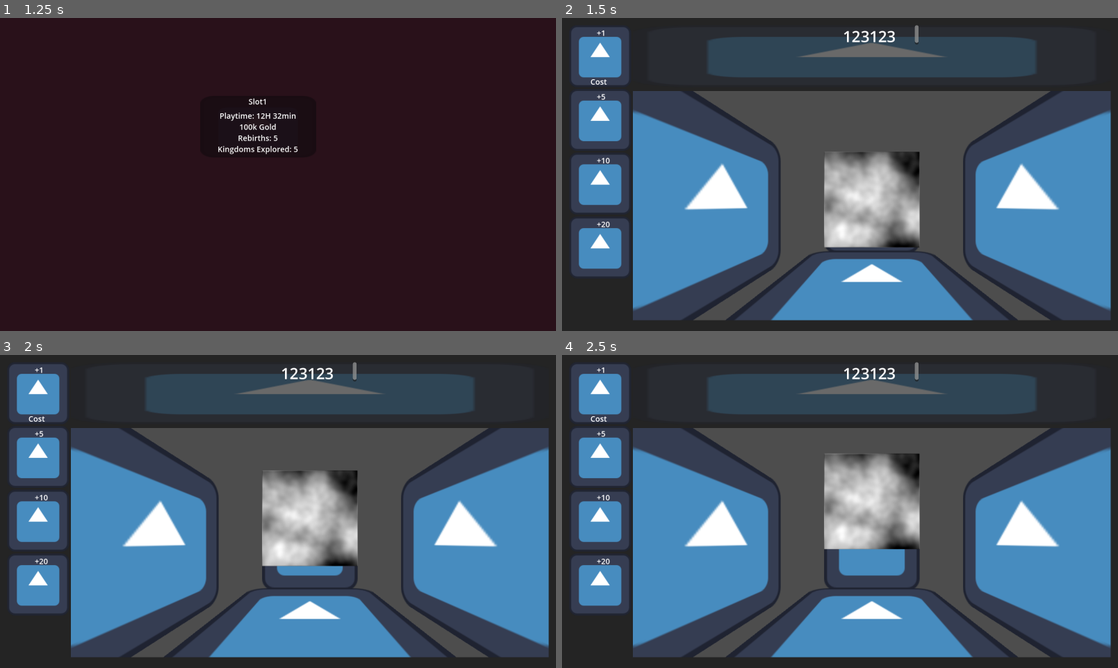
Above: before the commit, frames 1-4 (two rows, left to right).
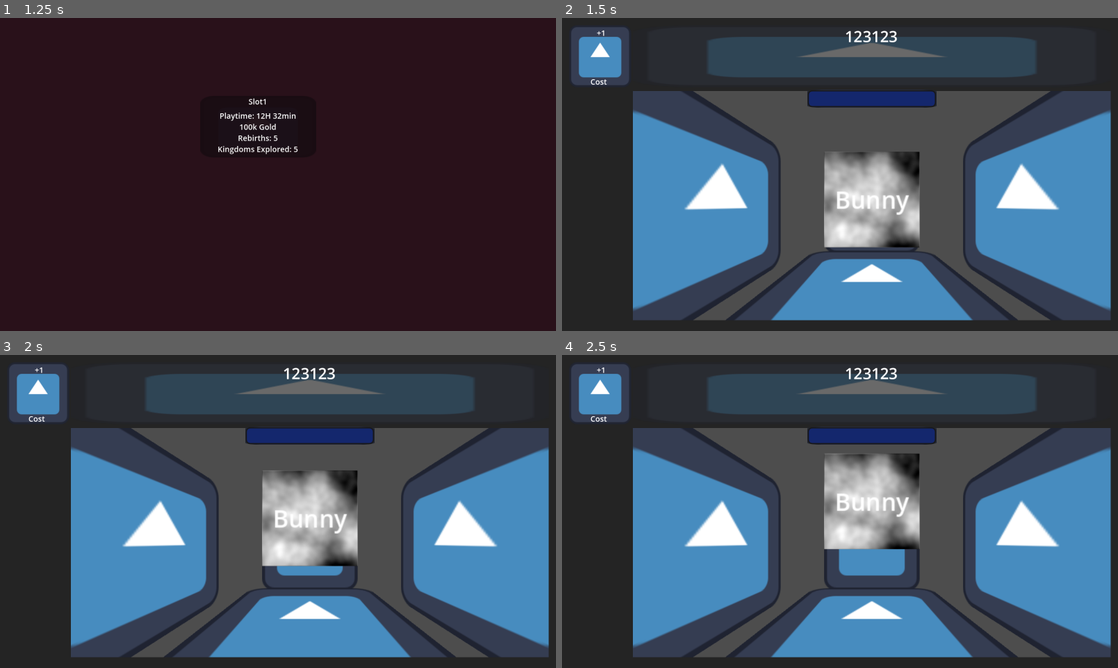
Above: after the commit, the same moments.

Repository: FabianBurde/IdleMon
Game: Godot game, scene res://Scenes/start_menu.tscn
The game is run twice, just before and just after one commit, with the same random seed, the same clock (stepped at 60 frames per second) and the same inputs. The engine's default icon, where the game draws it, is replaced by a stand-in: a white triangle on a blue panel in a dark square.
Inputs (mouse positions are in pixels of both pictures, inside the frame that each line leads up to):
- Up to frame 1 (1.25 s): click "Start" at 0.5 s
- Up to frame 2 (1.5 s): click (823, 127) at 1.25 s
- Up to frame 3 (2 s): no input
- Up to frame 4 (2.5 s): click "+1" at 2 s

Frame 1 is identical in both runs. In frame 2, 7.5% of the frame differs, in the area x 1-68%, y 2-83%; in frame 3, 7.6%; in frame 4, 7.6%.

Commit message:
Basic Progression Mechanics added

Diff:
--- a/Data/enemies/monster_01.tres
+++ b/Data/enemies/monster_01.tres
@@ -15,4 +15,7 @@
 attack = 5.0
 attack_rate = 1.0
 enemy_tex = SubResource("NoiseTexture2D_s6brb")
+enemy_name = "Bunny"
+gold_reward = 1
+exp_reward = 1
 metadata/_custom_type_script = "uid://de3ufjp505n66"
--- a/Data/monster.gd
+++ b/Data/monster.gd
@@ -5,3 +5,6 @@
 @export var attack:float
 @export var attack_rate:float
 @export var enemy_tex:Texture2D
+@export var enemy_name:String
+@export var gold_reward:int
+@export var exp_reward:int
--- a/Scenes/IdleMap.tscn
+++ b/Scenes/IdleMap.tscn
@@ -4,15 +4,10 @@
 [ext_resource type="Script" uid="uid://c2v4ck6tq6gpr" path="res://Scripts/idle_map.gd" id="1_mxbe6"]
 [ext_resource type="Texture2D" uid="uid://dia1216g0sbjg" path="res://icon.svg" id="1_ww72c"]
 [ext_resource type="PackedScene" uid="uid://b6kgv6t2es18u" path="res://Scenes/game_scene.tscn" id="3_fu7im"]
+[ext_resource type="Texture2D" uid="uid://b84nl6ua56o17" path="res://Assets/Btn/MenuButtonPressed.png" id="6_8esda"]
+[ext_resource type="PackedScene" uid="uid://dhooyin4yi0ui" path="res://Scenes/Util/ArmyUnitUtil.tscn" id="6_nvpqu"]
 
-[sub_resource type="FastNoiseLite" id="FastNoiseLite_ww72c"]
-
-[sub_resource type="NoiseTexture2D" id="NoiseTexture2D_dfmsr"]
-width = 128
-height = 128
-noise = SubResource("FastNoiseLite_ww72c")
-
-[node name="Control" type="Control"]
+[node name="Control" type="Control" node_paths=PackedStringArray("game_scene")]
 layout_mode = 3
 anchor_right = 1.0003333
 anchor_bottom = 1.0003334
@@ -21,6 +16,7 @@
 grow_horizontal = 2
 grow_vertical = 2
 script = ExtResource("1_mxbe6")
+game_scene = NodePath("MarginContainer/HBoxContainer2/VBoxContainer/Control/HBoxContainer/SubViewport/GameScene")
 metadata/_edit_use_anchors_ = true
 
 [node name="ColorRect" type="ColorRect" parent="."]
@@ -54,63 +50,6 @@
 [node name="TextureButton" parent="MarginContainer/HBoxContainer2/VBButtons" instance=ExtResource("1_dfmsr")]
 layout_mode = 2
 
-[node name="TextureButton2" type="TextureButton" parent="MarginContainer/HBoxContainer2/VBButtons"]
-layout_mode = 2
-texture_normal = ExtResource("1_ww72c")
-texture_pressed = SubResource("NoiseTexture2D_dfmsr")
-
-[node name="Label" type="Label" parent="MarginContainer/HBoxContainer2/VBButtons/TextureButton2"]
-layout_mode = 1
-anchors_preset = -1
-anchor_left = 0.4448125
-anchor_top = 0.033333335
-anchor_right = 0.77381253
-anchor_bottom = 0.064333335
-offset_left = 0.063999176
-offset_right = -0.04800415
-offset_bottom = 0.44999695
-grow_horizontal = 2
-text = "+5"
-metadata/_edit_use_anchors_ = true
-
-[node name="TextureButton3" type="TextureButton" parent="MarginContainer/HBoxContainer2/VBButtons"]
-layout_mode = 2
-texture_normal = ExtResource("1_ww72c")
-texture_pressed = SubResource("NoiseTexture2D_dfmsr")
-
-[node name="Label" type="Label" parent="MarginContainer/HBoxContainer2/VBButtons/TextureButton3"]
-layout_mode = 1
-anchors_preset = -1
-anchor_left = 0.4448125
-anchor_top = 0.033333335
-anchor_right = 0.77381253
-anchor_bottom = 0.064333335
-offset_left = 0.063999176
-offset_right = -0.04800415
-offset_bottom = 0.44999695
-grow_horizontal = 2
-text = "+10"
-metadata/_edit_use_anchors_ = true
-
-[node name="TextureButton4" type="TextureButton" parent="MarginContainer/HBoxContainer2/VBButtons"]
-layout_mode = 2
-texture_normal = ExtResource("1_ww72c")
-texture_pressed = SubResource("NoiseTexture2D_dfmsr")
-
-[node name="Label" type="Label" parent="MarginContainer/HBoxContainer2/VBButtons/TextureButton4"]
-layout_mode = 1
-anchors_preset = -1
-anchor_left = 0.4448125
-anchor_top = 0.033333335
-anchor_right = 0.77381253
-anchor_bottom = 0.064333335
-offset_left = 0.063999176
-offset_right = -0.04800415
-offset_bottom = 0.44999695
-grow_horizontal = 2
-text = "+20"
-metadata/_edit_use_anchors_ = true
-
 [node name="VBoxContainer" type="VBoxContainer" parent="MarginContainer/HBoxContainer2"]
 layout_mode = 2
 size_flags_horizontal = 3
@@ -121,7 +60,7 @@
 layout_mode = 2
 texture = ExtResource("1_ww72c")
 
-[node name="MoneyLBL" type="RichTextLabel" parent="MarginContainer/HBoxContainer2/VBoxContainer/TextureRect"]
+[node name="GoldLabel" type="RichTextLabel" parent="MarginContainer/HBoxContainer2/VBoxContainer/TextureRect"]
 unique_name_in_owner = true
 layout_mode = 1
 anchors_preset = -1
@@ -135,7 +74,36 @@
 theme_override_font_sizes/normal_font_size = 32
 bbcode_enabled = true
 text = "123123"
+scroll_active = false
 horizontal_alignment = 1
+
+[node name="LevelLabel" type="Label" parent="MarginContainer/HBoxContainer2/VBoxContainer/TextureRect"]
+unique_name_in_owner = true
+layout_mode = 1
+anchors_preset = -1
+anchor_left = 0.028353535
+anchor_top = 0.031375002
+anchor_right = 0.13335356
+anchor_bottom = 0.38237503
+offset_left = -0.069999695
+offset_top = -0.01600027
+offset_right = -0.020019531
+offset_bottom = 0.05599594
+metadata/_edit_use_anchors_ = true
+
+[node name="ExpBar" type="TextureProgressBar" parent="MarginContainer/HBoxContainer2/VBoxContainer/TextureRect"]
+unique_name_in_owner = true
+layout_mode = 1
+anchors_preset = -1
+anchor_top = 0.6171875
+anchor_right = 0.28242424
+anchor_bottom = 0.99950004
+offset_right = 0.3999977
+offset_bottom = 0.063999176
+rounded = true
+nine_patch_stretch = true
+texture_progress = ExtResource("1_ww72c")
+metadata/_edit_use_anchors_ = true
 
 [node name="Control" type="Control" parent="MarginContainer/HBoxContainer2/VBoxContainer"]
 custom_minimum_size = Vector2(33, 333)
@@ -172,4 +140,54 @@
 mouse_default_cursor_shape = 3
 metadata/_edit_use_anchors_ = true
 
+[node name="MonsterHealthBar" type="TextureProgressBar" parent="MarginContainer/HBoxContainer2/VBoxContainer/Control"]
+unique_name_in_owner = true
+layout_mode = 1
+anchors_preset = -1
+anchor_left = 0.3648485
+anchor_top = 0.003003003
+anchor_right = 0.63515157
+anchor_bottom = 0.116997
+offset_left = -0.2000122
+offset_right = 0.19995117
+offset_bottom = 0.0399971
+grow_horizontal = 2
+value = 100.0
+nine_patch_stretch = true
+texture_under = ExtResource("1_ww72c")
+texture_progress = ExtResource("6_8esda")
+metadata/_edit_use_anchors_ = true
+
+[node name="MonsterHealthLabel" type="Label" parent="MarginContainer/HBoxContainer2/VBoxContainer/Control/MonsterHealthBar"]
+unique_name_in_owner = true
+layout_mode = 1
+anchors_preset = -1
+anchor_left = 0.425
+anchor_top = 0.132
+anchor_right = 0.57500005
+anchor_bottom = 0.80300003
+offset_left = 0.099998474
+offset_top = -0.015999794
+offset_right = -0.1000061
+offset_bottom = -0.014001846
+grow_horizontal = 2
+grow_vertical = 2
+
+[node name="ArmyContainer" type="HBoxContainer" parent="MarginContainer/HBoxContainer2/VBoxContainer/Control"]
+unique_name_in_owner = true
+layout_mode = 1
+anchors_preset = -1
+anchor_top = 1.1531532
+anchor_right = 1.0
+anchor_bottom = 1.2848469
+offset_bottom = 0.14596558
+grow_horizontal = 2
+grow_vertical = 0
+metadata/_edit_use_anchors_ = true
+
+[node name="TextureRect" parent="MarginContainer/HBoxContainer2/VBoxContainer/Control/ArmyContainer" instance=ExtResource("6_nvpqu")]
+visible = false
+layout_mode = 2
+
+[connection signal="pressed" from="MarginContainer/HBoxContainer2/VBButtons/TextureButton" to="." method="buy_unit_01"]
 [connection signal="pressed" from="MarginContainer/HBoxContainer2/VBoxContainer/Control/MonsterBtn" to="." method="attack_emeny"]
--- /dev/null
+++ b/Scenes/Util/ArmyUnitUtil.tscn
@@ -0,0 +1,17 @@
+[gd_scene load_steps=2 format=3 uid="uid://dhooyin4yi0ui"]
+
+[ext_resource type="Texture2D" uid="uid://dia1216g0sbjg" path="res://icon.svg" id="1_h7jpo"]
+
+[node name="MarginContainer" type="MarginContainer"]
+custom_minimum_size = Vector2(32, 32)
+anchors_preset = -1
+anchor_right = 0.03287501
+anchor_bottom = 0.062197555
+offset_right = 0.12799072
+offset_bottom = -0.3040161
+metadata/_edit_use_anchors_ = true
+
+[node name="TextureRect" type="TextureRect" parent="."]
+layout_mode = 2
+texture = ExtResource("1_h7jpo")
+expand_mode = 1
--- a/Scenes/game_scene.gd
+++ b/Scenes/game_scene.gd
@@ -10,20 +10,20 @@
 var z_step = 2.0
 var current_z
 
-signal ememy_dead
-signal new_enemy
+
 
 
 # Called when the node enters the scene tree for the first time.
 func _ready() -> void:
 	spawn_monster()
-
+	SignalBus.enemy_dead.connect(start_stop_walk)
 func spawn_monster() -> void:
 	if current_monster:
 		current_monster.queue_free()
 	current_monster = monster_scene.instantiate()
 	add_child(current_monster)
 	current_monster.position = Vector3(0,0,-1)
+
 
 # Called every frame. 'delta' is the elapsed time since the previous frame.
 func _process(delta: float) -> void:
@@ -32,7 +32,15 @@
 		if cam.position.z <= -z_step:
 			start_stop_walk()
 			z_step += 2.0
+			#spawn_monster()
+			reset_scene()
 
 
 func start_stop_walk() -> void:
 	is_moving = !is_moving
+
+func reset_scene() -> void:
+	cam.position = Vector3(0,0,0)
+	z_step = 2.0
+	is_moving = false
+	spawn_monster()
--- a/Scenes/game_scene.tscn
+++ b/Scenes/game_scene.tscn
@@ -1,9 +1,8 @@
-[gd_scene load_steps=5 format=3 uid="uid://b6kgv6t2es18u"]
+[gd_scene load_steps=4 format=3 uid="uid://b6kgv6t2es18u"]
 
 [ext_resource type="Script" uid="uid://dkrq4bkd5nde1" path="res://Scenes/game_scene.gd" id="1_b6fju"]
 [ext_resource type="Texture2D" uid="uid://dia1216g0sbjg" path="res://icon.svg" id="1_x87qo"]
 [ext_resource type="PackedScene" uid="uid://b0kt83yuc6fl" path="res://Scenes/env_sprs.tscn" id="2_fiftr"]
-[ext_resource type="PackedScene" uid="uid://c72y1i77v1oac" path="res://Scenes/monster_scene.tscn" id="3_6h5vk"]
 
 [node name="GameScene" type="Node3D"]
 script = ExtResource("1_b6fju")
@@ -35,7 +34,3 @@
 visible = false
 axis = 0
 texture = ExtResource("1_x87qo")
-
-[node name="monster_scene" parent="." instance=ExtResource("3_6h5vk")]
-transform = Transform3D(1, 0, 0, 0, 1, 0, 0, 0, 1, 0, 0.42952883, -1)
-visible = false
--- a/Scenes/monster_scene.gd
+++ b/Scenes/monster_scene.gd
@@ -5,16 +5,26 @@
 @onready var mon_spr = $Sprite3D
 @export var vert_bumping:bool = true
 @export var enemy_resource:Resource
-
+@onready var name_label:Label3D = $NameLBL
 var current_health
 
 # Called when the node enters the scene tree for the first time.
 func _ready() -> void:
+	current_health = enemy_resource.health
 	if enemy_resource:
 		mon_spr.texture = enemy_resource.enemy_tex
+		name_label.text = enemy_resource.enemy_name
 
+func take_damage(val) -> void:
+	current_health -= val
+	if current_health <= 0:
+		SignalBus.enemy_dead.emit()
+		print("Enemy Dead")
+		die()
 
 func die()-> void:
+	ResourceManager.add_gold(enemy_resource.gold_reward)
+	ResourceManager.add_exp(enemy_resource.exp_reward)
 	self.queue_free()
 
 # Called every frame. 'delta' is the elapsed time since the previous frame.
--- a/Scenes/monster_scene.tscn
+++ b/Scenes/monster_scene.tscn
@@ -11,3 +11,5 @@
 [node name="Sprite3D" type="Sprite3D" parent="."]
 billboard = 2
 texture = ExtResource("1_b81yp")
+
+[node name="NameLBL" type="Label3D" parent="."]
--- a/Scenes/upgrade_button.tscn
+++ b/Scenes/upgrade_button.tscn
@@ -9,19 +9,16 @@
 height = 128
 noise = SubResource("FastNoiseLite_ww72c")
 
-[node name="TextureRect" type="TextureRect"]
-anchors_preset = 10
-anchor_right = 1.0
-offset_bottom = 44.0
-grow_horizontal = 2
-texture = ExtResource("1_lmwtk")
-
-[node name="TextureButton" type="TextureButton" parent="."]
-layout_mode = 0
+[node name="TextureButton" type="TextureButton"]
+anchors_preset = -1
+anchor_right = 0.11100001
+anchor_bottom = 0.19800001
+offset_right = 0.12799072
+offset_bottom = -0.3040161
 texture_normal = ExtResource("1_lmwtk")
 texture_pressed = SubResource("NoiseTexture2D_dfmsr")
 
-[node name="Label" type="Label" parent="TextureButton"]
+[node name="Label" type="Label" parent="."]
 layout_mode = 1
 anchors_preset = -1
 anchor_left = 0.4448125
@@ -35,7 +32,7 @@
 text = "+1"
 metadata/_edit_use_anchors_ = true
 
-[node name="Label2" type="Label" parent="TextureButton"]
+[node name="Label2" type="Label" parent="."]
 layout_mode = 1
 anchors_preset = 7
 anchor_left = 0.5
--- /dev/null
+++ b/Scripts/Singletons/InputManager.gd
@@ -0,0 +1,11 @@
+extends Node
+
+
+# Called when the node enters the scene tree for the first time.
+func _ready() -> void:
+	pass # Replace with function body.
+
+
+# Called every frame. 'delta' is the elapsed time since the previous frame.
+func _process(delta: float) -> void:
+	pass
--- a/Scripts/Singletons/Ressources.gd
+++ b/Scripts/Singletons/Ressources.gd
@@ -3,10 +3,15 @@
 
 var global_gold: int = 0
 var max_level_progress: = 1
-
+var entity_dict = {}
+var player_stats = {
+	"lvl": 1,
+	"exp": 0,
+	"attack": 1,
+}
 # Called when the node enters the scene tree for the first time.
 func _ready() -> void:
-	pass # Replace with function body.
+	SignalBus.update_ui_info.emit(global_gold, player_stats["exp"], player_stats["lvl"])
 
 
 # Called every frame. 'delta' is the elapsed time since the previous frame.
@@ -16,6 +21,18 @@
 
 func add_gold(amount: int) -> void:
 	global_gold += amount
+	SignalBus.update_ui_info.emit(global_gold, player_stats["exp"], player_stats["lvl"])
+
+func add_exp(amount:int) -> void:
+	player_stats["exp"] += amount
+	var exp_to_next_level = player_stats["lvl"] * 10
+	if player_stats["exp"] >= exp_to_next_level:
+		player_stats["exp"] -= exp_to_next_level
+		player_stats["lvl"] += 1
+		player_stats["attack"] += 1
+		max_level_progress = max(max_level_progress, player_stats["lvl"])
+		SignalBus.update_ui_info.emit(global_gold, player_stats["exp"], player_stats["lvl"])
+
 
 func load_savefile(path: String) -> void:
 	var save_data = load(path)
@@ -24,3 +41,10 @@
 
 func new_save_file():
 	pass
+
+func save_game(path: String) -> void:
+	var save_data = {}
+	save_data["global_gold"] = global_gold
+	save_data["max_level_progress"] = max_level_progress
+	save_data["entity_dict"] = entity_dict
+	ResourceSaver.save(save_data)
--- /dev/null
+++ b/Scripts/Singletons/SignalBus.gd
@@ -0,0 +1,13 @@
+extends Node
+
+signal enemy_dead
+signal update_ui_info(gold,exp,level)
+
+# Called when the node enters the scene tree for the first time.
+func _ready() -> void:
+	pass # Replace with function body.
+
+
+# Called every frame. 'delta' is the elapsed time since the previous frame.
+func _process(delta: float) -> void:
+	pass
--- a/Scripts/idle_map.gd
+++ b/Scripts/idle_map.gd
@@ -3,25 +3,50 @@
 var dmg_num_util = preload("res://Scenes/Util/DmgNumUtil.tscn")
 
 @export var game_scene:Node3D
-
-
+@onready var monster_health_bar:TextureProgressBar = %MonsterHealthBar
+@onready var monster_health_lbl:Label = %MonsterHealthLabel
+@onready var gold_lbl:RichTextLabel = %GoldLabel
+@onready var level_lbl:Label = %LevelLabel
+@onready var exp_bar:TextureProgressBar = %ExpBar
+@onready var army_container:HBoxContainer = %ArmyContainer
 
 # Called when the node enters the scene tree for the first time.
 func _ready() -> void:
-	pass
-#	game_scene.connect(
+	SignalBus.update_ui_info.connect(update_ui_info)
+
 
 
 # Called every frame. 'delta' is the elapsed time since the previous frame.
 func _process(delta: float) -> void:
 	pass
 
+func update_ui_info(gold, experience, level) -> void:
+	gold_lbl.text = str(gold)
+	level_lbl.text = "Level " + str(level)
+	var exp_to_next_level = level * 10
+	exp_bar.value = experience
+	exp_bar.max_value = exp_to_next_level
 
 func attack_emeny() -> void:
+	if !game_scene.current_monster:
+		return
 	print("Attack Enemy")
 	var num = dmg_num_util.instantiate()
 	num.global_position = get_viewport().get_mouse_position()
+	num.global_position.y -= randi() % 20
 	add_child(num)
+	game_scene.current_monster.take_damage(ResourceManager.player_stats["attack"])
+	monster_health_bar.value = game_scene.current_monster.current_health
+	monster_health_lbl.text = str(game_scene.current_monster.current_health)
 
-func disable_click():
-	get_tree().set_input_as_handled()
+
+func buy_unit_01() -> void:
+	var unit_cost = 2
+	if ResourceManager.global_gold >= unit_cost:
+		ResourceManager.add_gold(-unit_cost)
+		var unit_icon = preload("res://Scenes/Util/ArmyUnitUtil.tscn").instantiate()
+		army_container.add_child(unit_icon)
+		#unit_icon.unit_name_lbl.text = "Soldier"
+		#unit_icon.unit_level_lbl.text = "Lvl 1"
+	else:
+		print("Not enough gold to buy unit.")
--- a/project.godot
+++ b/project.godot
@@ -19,6 +19,7 @@
 
 LevelManager="*res://Scripts/Singletons/LevelManager.gd"
 ResourceManager="*res://Scripts/Singletons/Ressources.gd"
+SignalBus="*res://Scripts/Singletons/SignalBus.gd"
 
 [display]
 
Binary file added: Assets/Btn/MenuButtonHover.png
Not shown, added: Assets/Btn/MenuButtonHover.png.import
Binary file added: Assets/Btn/MenuButtonNormal.png
Not shown, added: Assets/Btn/MenuButtonNormal.png.import
Binary file added: Assets/Btn/MenuButtonPressed.png
Not shown, added: Assets/Btn/MenuButtonPressed.png.import
Not shown, added: Scripts/Singletons/InputManager.gd.uid
Not shown, added: Scripts/Singletons/SignalBus.gd.uid
